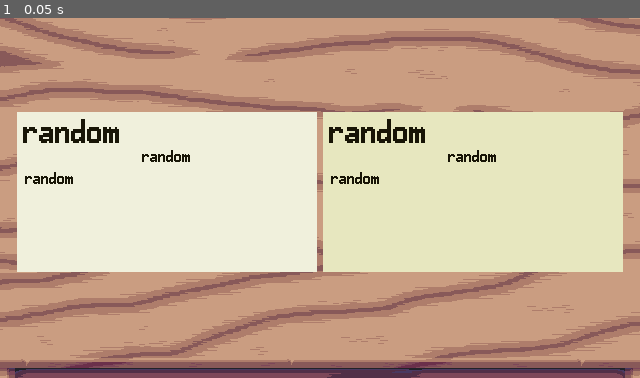
Above: before the commit, frame 1.
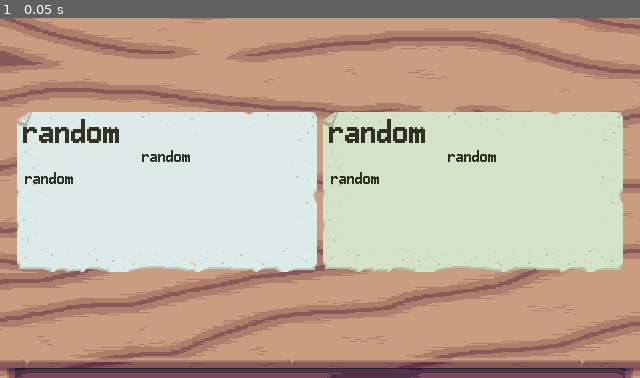
Above: after the commit, the same moment.

Repository: AverageStardust/the-count-is-down
Game: Godot game, scene res://desk.tscn
Two runs of this game, one before a commit and one after it. Both use one fixed random seed, a clock stepped at 60 frames per second and the inputs below. The engine's default icon, where the game draws it, is replaced by a stand-in: a white triangle on a blue panel in a dark square.
Inputs:
- Up to frame 1 (0.05 s): no input

The runs differ from the first frame. In frame 1, 2.7% of the frame differs, in the area x 2-98%, y 26-71%.

Commit message:
improve newspaper texture

Diff:
--- a/desk.tscn
+++ b/desk.tscn
@@ -51,7 +51,7 @@
 size_flags_horizontal = 3
 offset_transform_enabled = true
 
-[node name="NewsPaperClipping" parent="DeskTexture/Desk/DeskTop/Original" unique_id=1500786714 instance=ExtResource("2_se7ci")]
+[node name="NewspaperClipping" parent="DeskTexture/Desk/DeskTop/Original" unique_id=1500786714 instance=ExtResource("2_se7ci")]
 layout_mode = 2
 editable = false
 
@@ -60,7 +60,7 @@
 size_flags_horizontal = 3
 offset_transform_enabled = true
 
-[node name="NewsPaperClipping" parent="DeskTexture/Desk/DeskTop/Forgery" unique_id=2017303177 instance=ExtResource("2_se7ci")]
+[node name="NewspaperClipping" parent="DeskTexture/Desk/DeskTop/Forgery" unique_id=2017303177 instance=ExtResource("2_se7ci")]
 layout_mode = 2
 
 [node name="RightSpacer" type="Control" parent="DeskTexture/Desk/DeskTop" unique_id=326131261]
--- a/documents/newspaperClipping.tscn
+++ b/documents/newspaperClipping.tscn
@@ -1,17 +1,22 @@
 [gd_scene format=3 uid="uid://dratlcpbp1wpr"]
 
 [ext_resource type="Script" uid="uid://b1memdp67e4uw" path="res://scripts/newspaperClipping.gd" id="1_r8a8a"]
+[ext_resource type="Texture2D" uid="uid://cr2glol0b3cje" path="res://art/newspaper.png" id="2_hwux0"]
 [ext_resource type="Theme" uid="uid://canmh3500dx24" path="res://themes/print.tres" id="2_v4hx1"]
+[ext_resource type="Texture2D" uid="uid://bewswi7fdpqt5" path="res://art/newspaperOverlay.png" id="4_c76nq"]
 
-[sub_resource type="StyleBoxFlat" id="StyleBoxFlat_gvgps"]
-bg_color = Color(0.9411765, 0.9411765, 0.8627451, 1)
+[sub_resource type="StyleBoxTexture" id="StyleBoxTexture_r8a8a"]
+texture = ExtResource("2_hwux0")
 
-[node name="NewsPaperClipping" type="Panel" unique_id=1500786714]
+[sub_resource type="StyleBoxTexture" id="StyleBoxTexture_gvgps"]
+texture = ExtResource("4_c76nq")
+
+[node name="NewspaperClipping" type="Panel" unique_id=1500786714]
 custom_minimum_size = Vector2(300, 160)
 offset_right = 256.0
 offset_bottom = 160.0
 theme = ExtResource("2_v4hx1")
-theme_override_styles/panel = SubResource("StyleBoxFlat_gvgps")
+theme_override_styles/panel = SubResource("StyleBoxTexture_r8a8a")
 script = ExtResource("1_r8a8a")
 
 [node name="Title" type="LineEdit" parent="." unique_id=217651719]
@@ -42,3 +47,13 @@
 text = "Body"
 wrap_mode = 1
 autowrap_mode = 2
+
+[node name="Overplay" type="Panel" parent="." unique_id=1495457993]
+layout_mode = 1
+anchors_preset = 15
+anchor_right = 1.0
+anchor_bottom = 1.0
+grow_horizontal = 2
+grow_vertical = 2
+mouse_filter = 2
+theme_override_styles/panel = SubResource("StyleBoxTexture_gvgps")
--- a/themes/handwriting.tres
+++ b/themes/handwriting.tres
@@ -20,8 +20,8 @@
 
 [resource]
 LineEdit/colors/caret_color = Color(0, 0, 0, 1)
-LineEdit/colors/font_color = Color(0.1167031, 0.11160522, 0.1709061, 1)
-LineEdit/colors/font_uneditable_color = Color(0.11764706, 0.10980392, 0.17254902, 1)
+LineEdit/colors/font_color = Color(0.08235294, 0.078431375, 0.12941177, 0.78431374)
+LineEdit/colors/font_uneditable_color = Color(0.08235294, 0.078431375, 0.12941177, 0.78431374)
 LineEdit/font_sizes/font_size = 15
 LineEdit/fonts/font = ExtResource("1_n6cft")
 LineEdit/styles/focus = SubResource("StyleBoxFlat_oxcfv")
@@ -29,8 +29,8 @@
 LineEdit/styles/read_only = SubResource("StyleBoxEmpty_33gkk")
 TextEdit/colors/background_color = Color(0, 0, 0, 0)
 TextEdit/colors/caret_color = Color(0, 0, 0, 1)
-TextEdit/colors/font_color = Color(0.11764706, 0.10980392, 0.17254902, 1)
-TextEdit/colors/font_readonly_color = Color(0.11764706, 0.10980392, 0.17254902, 1)
+TextEdit/colors/font_color = Color(0.08235294, 0.078431375, 0.12941177, 0.78431374)
+TextEdit/colors/font_readonly_color = Color(0.08235294, 0.078431375, 0.12941177, 0.78431374)
 TextEdit/constants/line_spacing = 1
 TextEdit/font_sizes/font_size = 15
 TextEdit/fonts/font = ExtResource("1_n6cft")
--- a/themes/print.tres
+++ b/themes/print.tres
@@ -20,8 +20,8 @@
 
 [resource]
 LineEdit/colors/caret_color = Color(0, 0, 0, 1)
-LineEdit/colors/font_color = Color(0.09773984, 0.087633066, 0.02873019, 1)
-LineEdit/colors/font_uneditable_color = Color(0.09803922, 0.08627451, 0.02745098, 1)
+LineEdit/colors/font_color = Color(0.09803922, 0.08627451, 0.02745098, 0.8627451)
+LineEdit/colors/font_uneditable_color = Color(0.09803922, 0.08627451, 0.02745098, 0.8627451)
 LineEdit/font_sizes/font_size = 15
 LineEdit/fonts/font = ExtResource("1_0tfap")
 LineEdit/styles/focus = SubResource("StyleBoxFlat_se7ci")
@@ -29,8 +29,8 @@
 LineEdit/styles/read_only = SubResource("StyleBoxEmpty_33gkk")
 TextEdit/colors/background_color = Color(0, 0, 0, 0)
 TextEdit/colors/caret_color = Color(0, 0, 0, 1)
-TextEdit/colors/font_color = Color(0.09803922, 0.08627451, 0.02745098, 1)
-TextEdit/colors/font_readonly_color = Color(0.09803922, 0.08627451, 0.02745098, 1)
+TextEdit/colors/font_color = Color(0.09803922, 0.08627451, 0.02745098, 0.8627451)
+TextEdit/colors/font_readonly_color = Color(0.09803922, 0.08627451, 0.02745098, 0.8627451)
 TextEdit/constants/line_spacing = 1
 TextEdit/font_sizes/font_size = 15
 TextEdit/fonts/font = ExtResource("1_0tfap")
Binary file added: art/newspaper.aseprite
Binary file added: art/newspaper.png
Not shown, added: art/newspaper.png.import
Binary file added: art/newspaperOverlay.png
Not shown, added: art/newspaperOverlay.png.import
